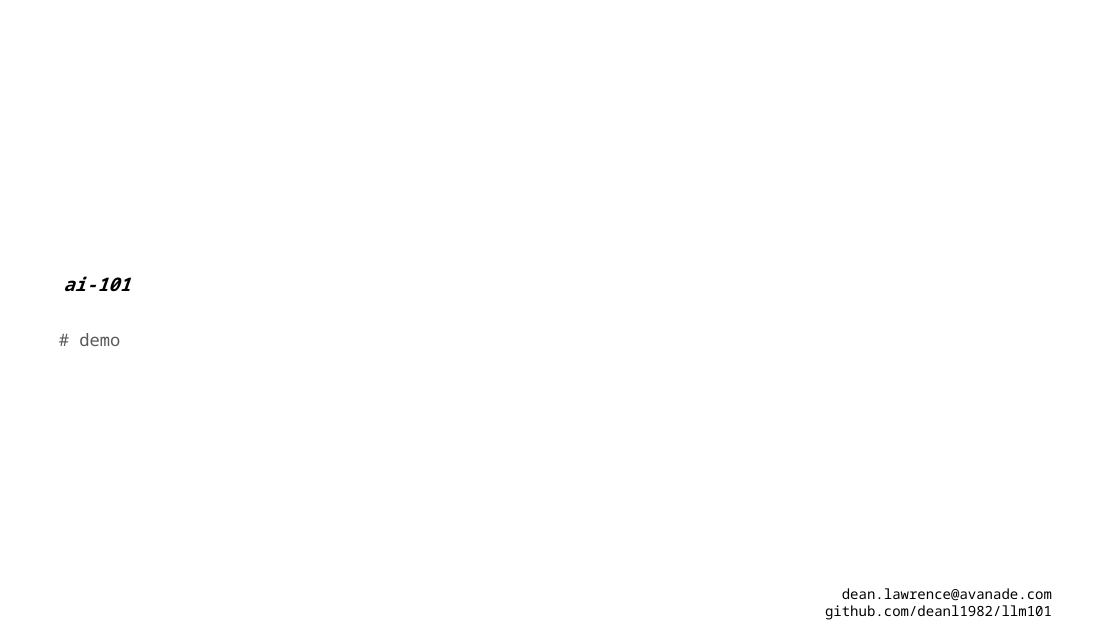
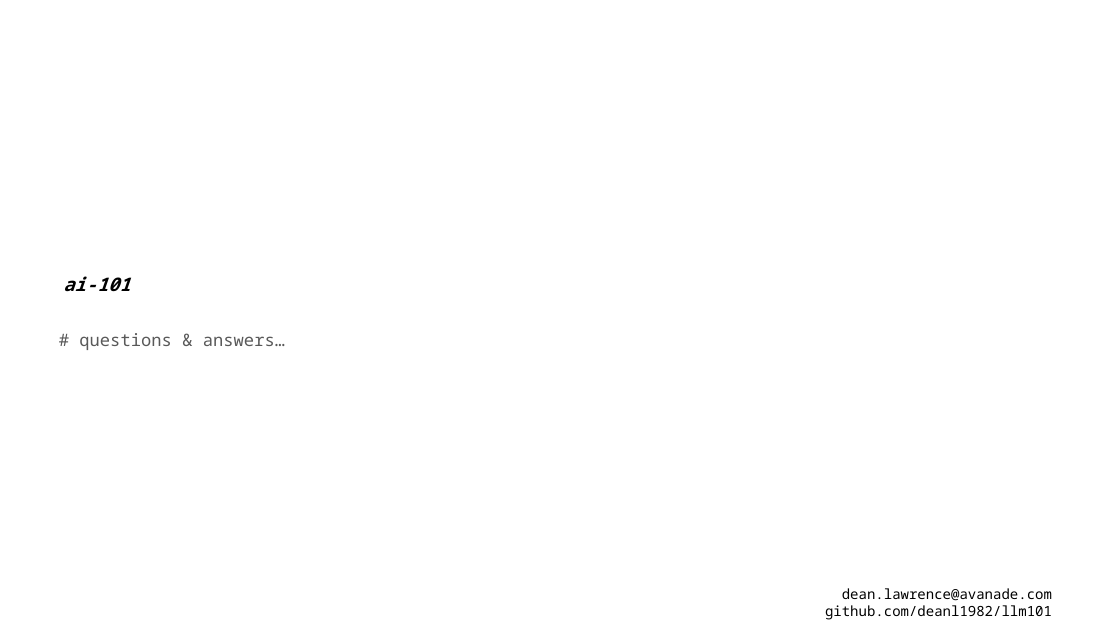
Before and after one commit to deanl1982/llm101, a slide deck: slide 14 of llm101.pptx (slide 13 before the commit). Drawn at 1120x630 pixels with LibreOffice and Linux fonts; fonts in the diff are those of the drawing. Boxes give left, top, right and bottom in pixels: in the first picture for what was removed or moved away, otherwise in the second. Text is boxed around its words. In the diff, an @@ line names an element or a change of style, - is before the commit and + after.

```diff
--- a/llm101.pptx
+++ b/llm101.pptx
@@ text at [79, 333, 285, 350]: text changed @@
-# demo
+# questions & answers…
```
Also in this commit, not shown: 6 other slides changed, 1 slide added.
